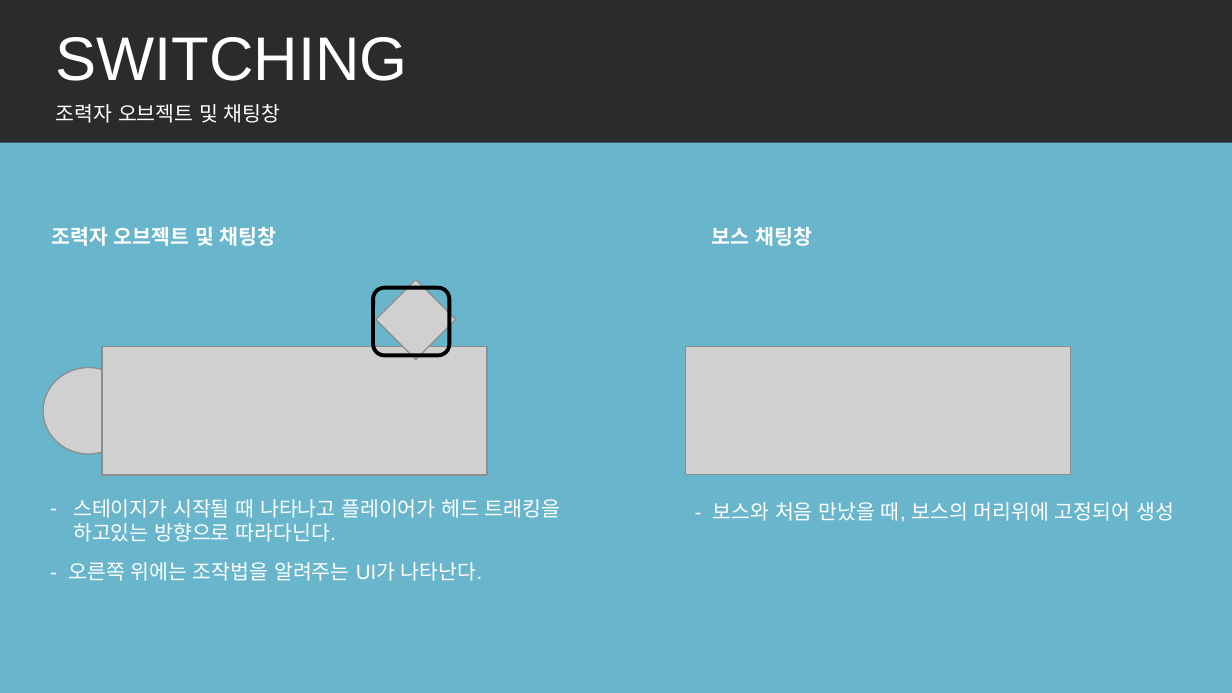
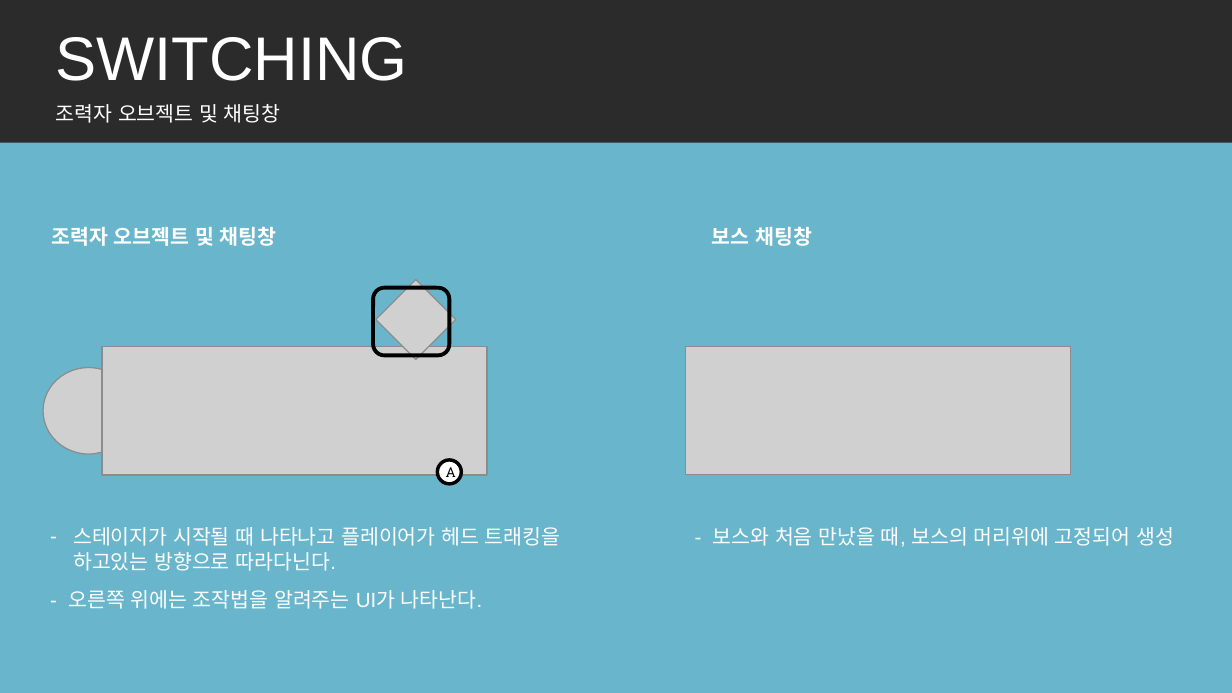
Before and after one commit to RaccoonCoder7/Switching, a slide deck: slide 9 of 문서/프로젝트_스위칭.pptx. Drawn at 1232x693 pixels with LibreOffice and Linux fonts; fonts in the diff are those of the drawing; grey boxes stand for pictures; background and template pictures are left out; a plain dark background stands for a picture behind light text. Boxes give left, top, right and bottom in pixels: in the first picture for what was removed or moved away, otherwise in the second. Text is boxed around its words. In the diff, an @@ line names an element or a change of style, - is before the commit and + after.

```diff
--- a/문서/프로젝트_스위칭.pptx
+++ b/문서/프로젝트_스위칭.pptx
@@ ellipse added at bbox=[437, 460, 461, 483], fill #FFFFFF, outline #000000 2 pt, 8 pt, text #000000 @@
+A
@@ 3 texts: place and size @@
-3 texts at bbox=[68, 499, 1174, 581]
+3 texts at bbox=[68, 527, 1174, 609]
```
Also in this commit, not shown: 4 other slides changed, 44 other files.
